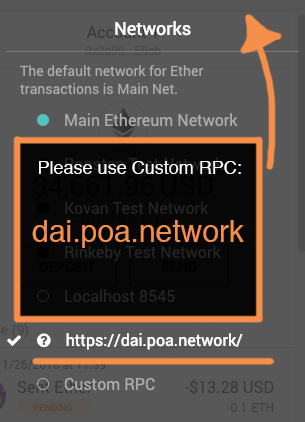
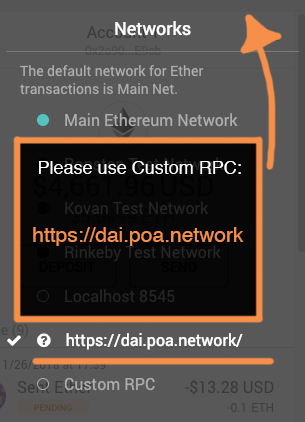
Layered file, before and after one edit (305 x 422). Changes by layer:
renamed "dai.poa.network" to "https://dai.poa.network", painted on it over [32, 220, 244, 248]
